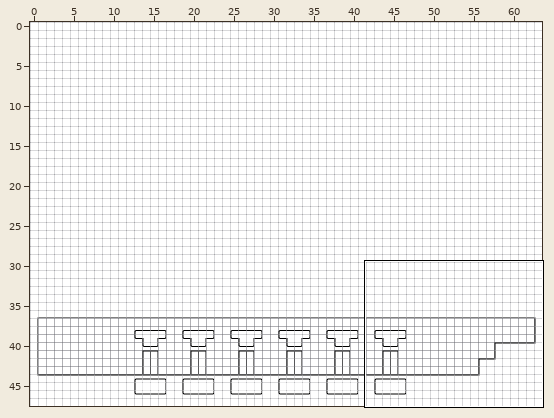
A Tiled map gets an edit: KoboldKit/PlatformerDemo/Resources/32x32/LevelSelection_Steffen.tmx. Above: a wide view before the commit, with the close-up outlined.
Close-up. The starting point:
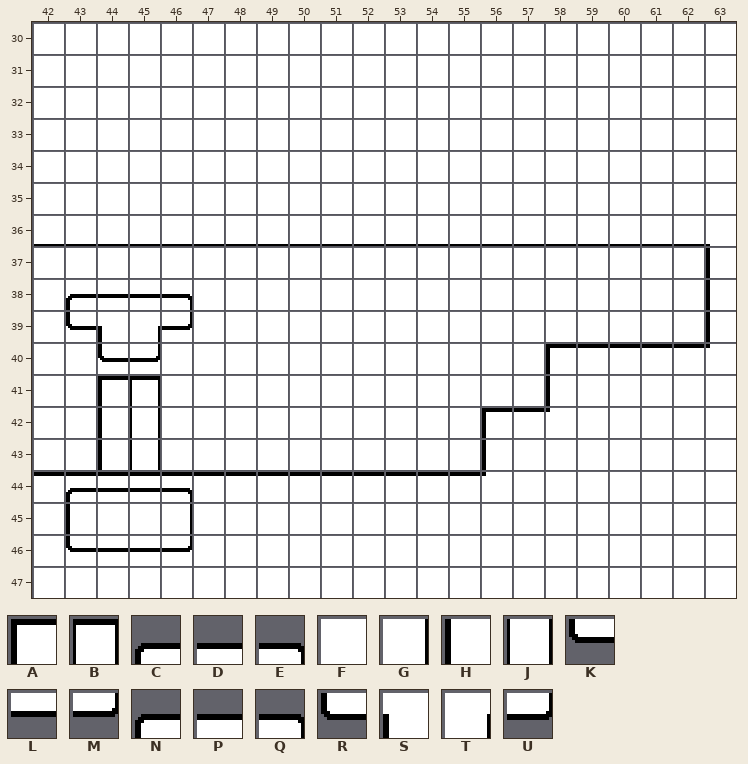
Cells are 16x16 px. Shown: x 42..63, y 30..47. The commit also changed other parts of the map, which this record leaves out.
Key: from "Tileset_Geometry_16x16": A 8, B 9, C 10, D 11, E 13, F 16, G 17, H 23, J 24, K 40, L 41, M 43, N 55, P 56, Q 58, R 70, S 71, T 72, U 73.
_ is an empty cell.
Layers that did not change in this view are not listed.
Layer "background" before, first column x 42:
30 FFFFFFFFFFFFFFFFFFFFFF
31 FFFFFFFFFFFFFFFFFFFFFF
32 FFFFFFFFFFFFFFFFFFFFFF
33 FFFFFFFFFFFFFFFFFFFFFF
34 FFFFFFFFFFFFFFFFFFFFFF
35 FFFFFFFFFFFFFFFFFFFFFF
36 FFFFFFFFFFFFFFFFFFFFFF
37 FFFFFFFFFFFFFFFFFFFFFF
38 FFFFFFFFFFFFFFFFFFFFFF
39 FFFFFFFFFFFFFFFFFFFFFF
40 FFFFFFFFFFFFFFFFFFFFFF
41 FFFFFFFFFFFFFFFFFFFFFF
42 FFFFFFFFFFFFFFFFFFFFFF
43 FFFFFFFFFFFFFFFFFFFFFF
44 FFFFFFFFFFFFFFFFFFFFFF
45 FFFFFFFFFFFFFFFFFFFFFF
46 FFFFFFFFFFFFFFFFFFFFFF
47 FFFFFFFFFFFFFFFFFFFFFF
Layer "doors" before, first column x 42:
30 ______________________
31 ______________________
32 ______________________
33 ______________________
34 ______________________
35 ______________________
36 ______________________
37 ______________________
38 ______________________
39 ______________________
40 ______________________
41 __AB__________________
42 __HJ__________________
43 __HJ__________________
44 ______________________
45 ______________________
46 ______________________
47 ______________________
Layer "labels" before, first column x 42:
30 ______________________
31 ______________________
32 ______________________
33 ______________________
34 ______________________
35 ______________________
36 ______________________
37 ______________________
38 _NPPQ_________________
39 _RSTU_________________
40 __RU__________________
41 ______________________
42 ______________________
43 ______________________
44 _CDDE_________________
45 _HFFG_________________
46 _KLLM_________________
47 ______________________
New version:
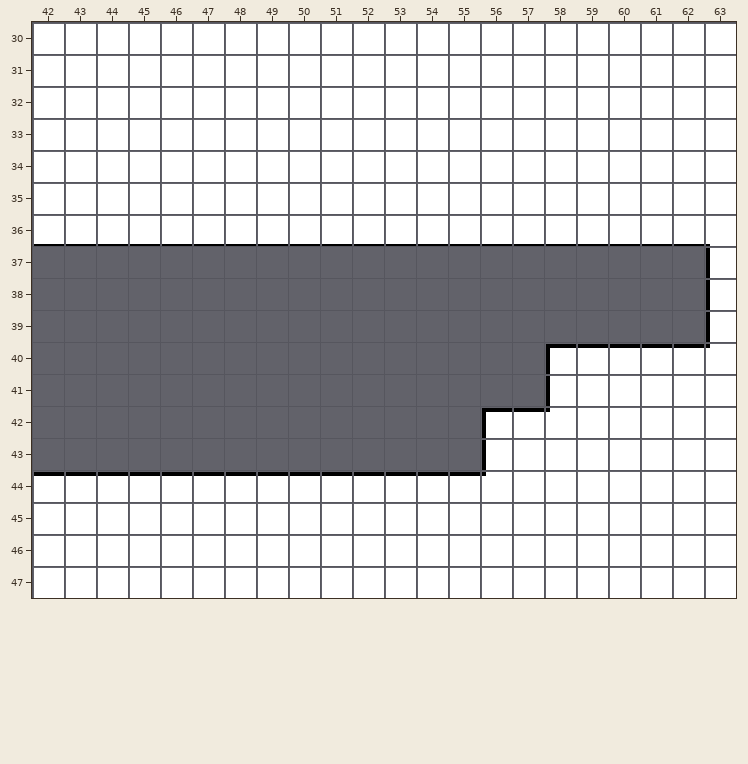
Change:
Changed rows in their new state; . is an unchanged cell.
Layer "background" (now hidden):
first column x 42:
37 _____________________
38 _____________________
39 _____________________
40 ________________.....
41 ________________.....
42 ______________.......
43 ______________.......
44 .____................
45 ._.._................
46 .____................
Layer "doors" (now hidden):
first column x 44:
41 __
42 __
43 __
Layer "labels" (now hidden):
first column x 43:
38 ____
39 ____
40 .__.
first column x 43:
44 ____
45 _.._
46 ____
